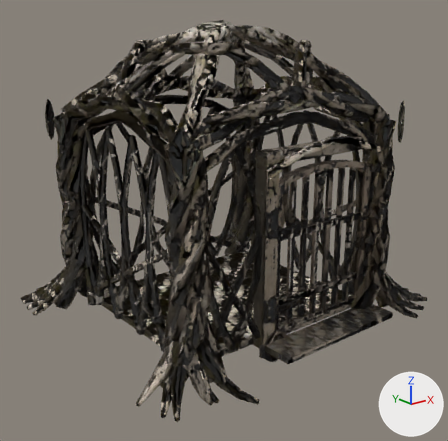
The glTF model godot/project/assets/forest_rescue/props/lf_cage_root.glb, before and after one commit.
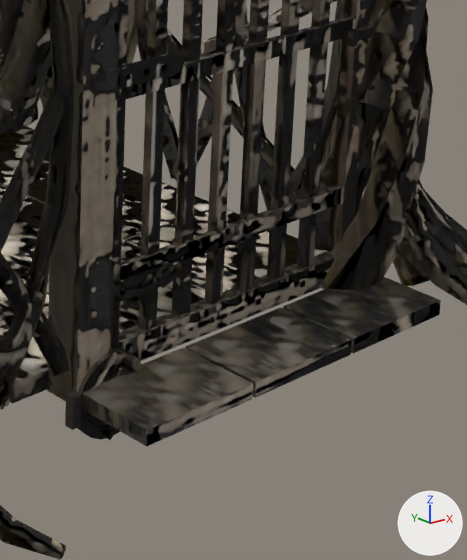
Old and new are each drawn whole from a camera (50 mm lens) standing at (-5.36, -6.72, 3.95) and looking at (-0.11, -0.14, 1.32) and again close up on the part from 53% to 90% of the width and 47% to 92% of the height. Lighting does not change. The marker at lower right points along +X, +Y and +Z. The last two pictures show the newer version. Objects named as collision shapes, trigger or cutter boxes, shadow casters or lower levels of detail are left out. Where no turn or scale is listed for an object, it has been applied to the vertices.

The first close-up shows 'lf_cage_root_LOD0', 'lf_cage_root_door_pivot_LOD0', 'lf_cage_root_socket_amber_crystal_LOD0', 'lf_cage_root_socket_bone_key_LOD0', 'lf_cage_root_socket_bronze_seal_LOD0', 'lf_cage_root_socket_stone_rune_LOD0' and 1 more.
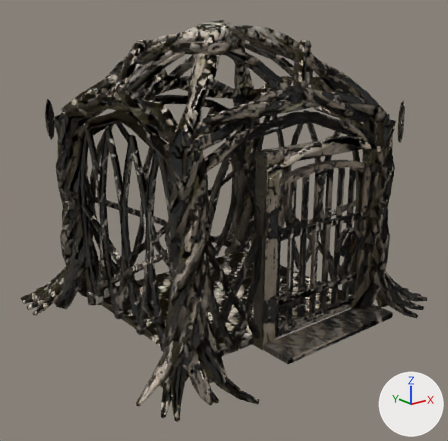
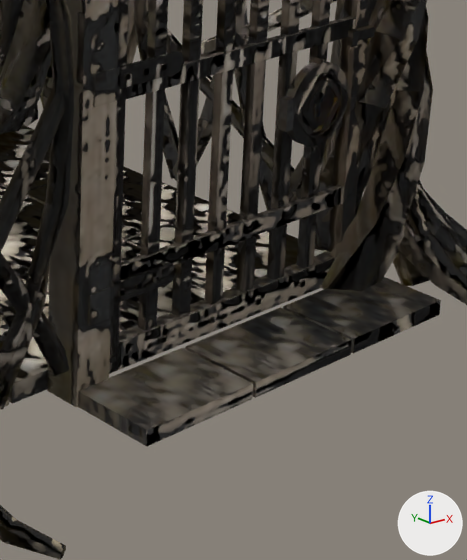
Location of each change, (x1, y1, x2, y2) in pixels of the close-ups (467 x 560 px):
```json
{"object": "lf_cage_root_socket_stone_rune_LOD0", "change": "moved", "before": [65, 349, 143, 440], "after": [278, 60, 348, 146]}
{"object": "lf_cage_root_socket_bone_key_LOD0", "change": "moved", "before": [101, 368, 122, 383], "after": [300, 78, 334, 129], "on screen": "mostly hidden before"}
{"object": "lf_cage_root_socket_amber_crystal_LOD0", "change": "moved", "before": [87, 349, 132, 440], "after": [298, 57, 341, 149]}
{"object": "lf_cage_root_socket_bronze_seal_LOD0", "change": "moved", "before": [87, 350, 134, 429], "after": [295, 64, 341, 144]}
```

The change, as JSON lines over the scene's bpy script:
```json
{"op": "set", "path": "ob_lf_cage_root_socket_amber_crystal_lod0.location", "old": "(-0.347, -1.471, 0.0)", "new": "(1.034, -1.44, 1.107)"}
{"op": "set", "path": "ob_lf_cage_root_socket_bone_key_lod0.location", "old": "(-0.347, -1.471, 0.0)", "new": "(1.034, -1.44, 1.107)"}
{"op": "set", "path": "ob_lf_cage_root_socket_bronze_seal_lod0.location", "old": "(-0.347, -1.471, 0.0)", "new": "(1.034, -1.44, 1.107)"}
{"op": "set", "path": "ob_lf_cage_root_socket_stone_rune_lod0.location", "old": "(-0.347, -1.471, 0.0)", "new": "(1.034, -1.44, 1.107)"}
```
